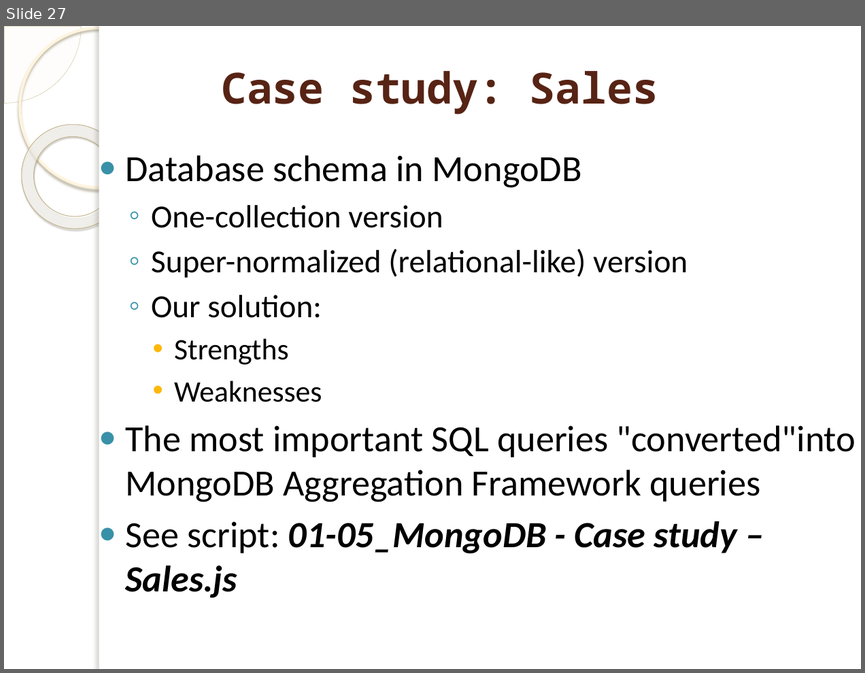
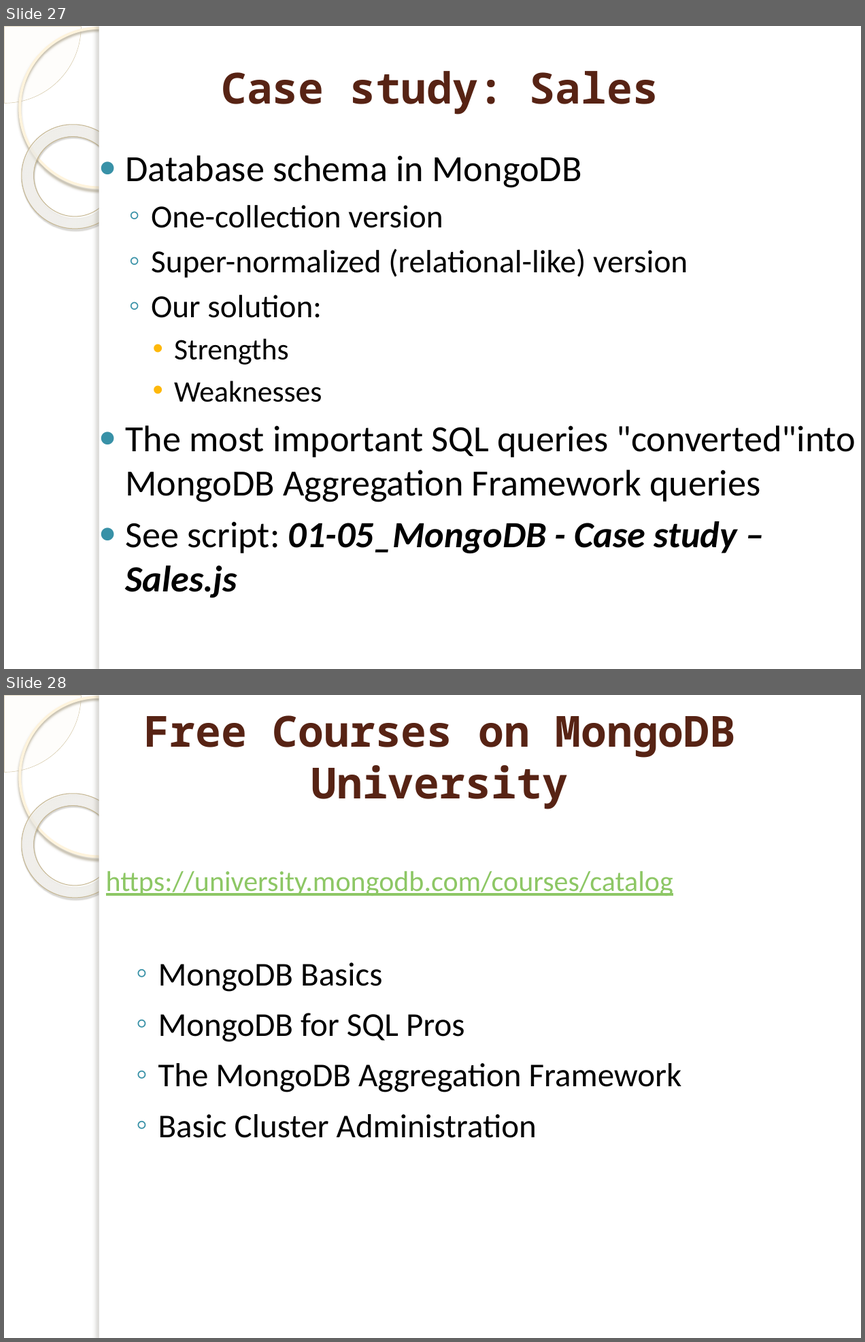
Before and after one commit to marinfotache/Polyglot-Persistence-and-Big-Data, a slide deck: 01 Document Databases. MongoDB/01 Document_DB__MongoDB.pptx. Shown one above the other, each under a label of ours: slide 27 before the commit, slides 27 and 28 after it. The pictures are 865x673 and 865x1342 pixels, drawn with LibreOffice and Linux fonts; fonts in the diff are those of the drawing; background and template pictures are left out. Boxes give left, top, right and bottom in pixels: in the first picture for what was removed or moved away, otherwise in the second. Text is boxed around its words. In the diff, an @@ line names an element or a change of style, - is before the commit and + after.

```diff
--- a/01 Document Databases. MongoDB/01 Document_DB__MongoDB.pptx
+++ b/01 Document Databases. MongoDB/01 Document_DB__MongoDB.pptx
@@ slide 28 added at (4,695,861,1338), background picture (left out); not listed: 5 template elements that a slide beside it also shows @@
@@ title added at (144,715,736,809), 36 pt, text #572314, bold @@
+Free Courses on MongoDB University
@@ text added at (106,871,682,1138), 28 pt, text #000000 @@
+https://university.mongodb.com/courses/catalog
+  ◦ MongoDB Basics
+  ◦ MongoDB for SQL Pros
+  ◦ The MongoDB Aggregation Framework
+  ◦ Basic Cluster Administration
```
Also in this commit, not shown: 7 slides changed, 2 other files.
